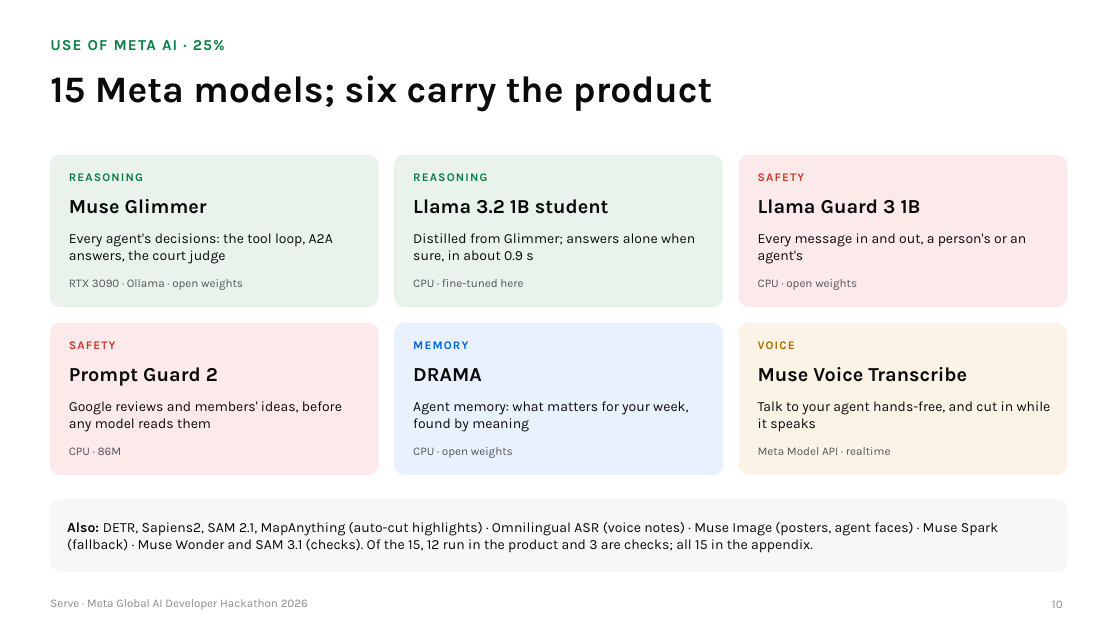
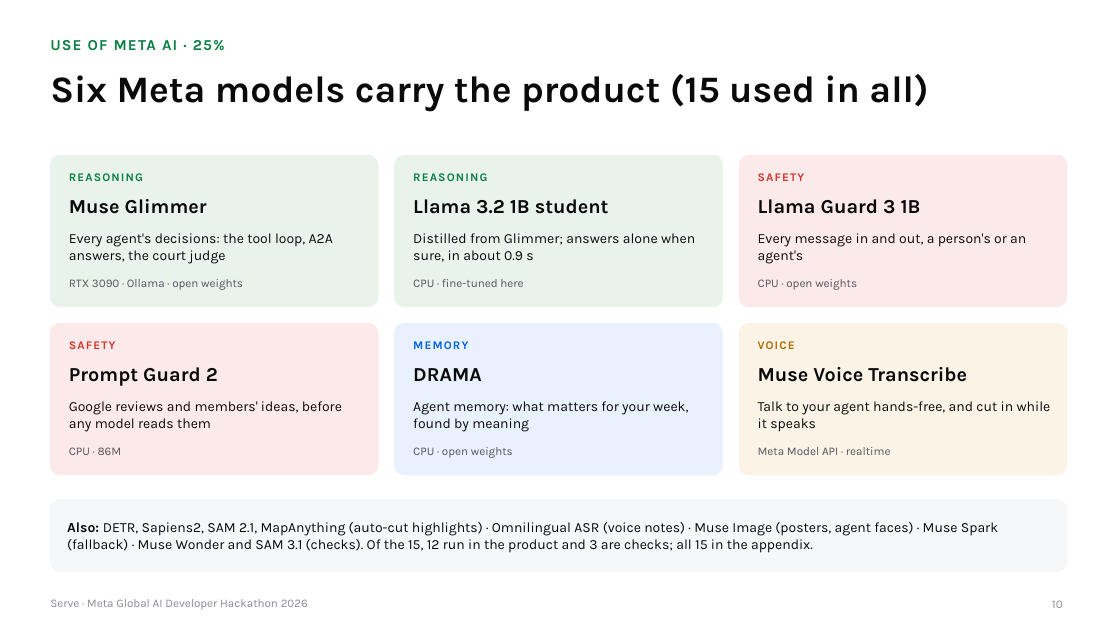
Before and after one commit to gino6178/serve-meta-hackathon, a slide deck: slide 10 of video/deck/Serve_Meta_deck.pptx. Drawn at 1120x630 pixels with LibreOffice and Linux fonts; fonts in the diff are those of the drawing. Boxes give left, top, right and bottom in pixels: in the first picture for what was removed or moved away, otherwise in the second. Text is boxed around its words. In the diff, an @@ line names an element or a change of style, - is before the commit and + after.

```diff
--- a/video/deck/Serve_Meta_deck.pptx
+++ b/video/deck/Serve_Meta_deck.pptx
@@ title at box(50, 74, 928, 112): text changed @@
-15 Meta models; six carry the product
+Six Meta models carry the product (15 used in all)
```
Also in this commit, not shown: 10 other slides changed, 26 other files.
